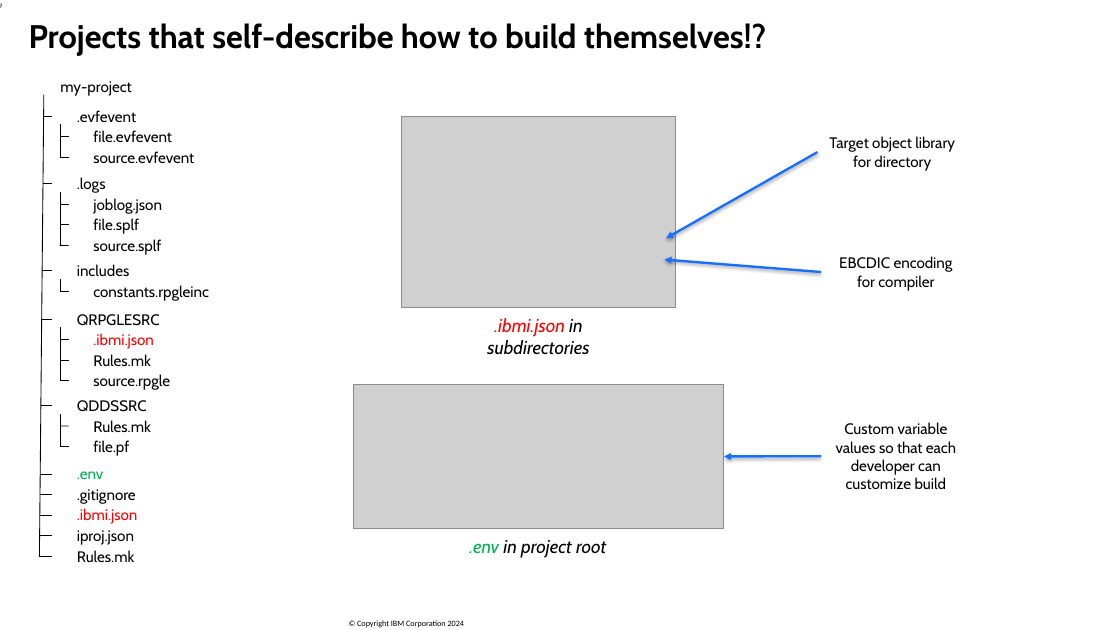
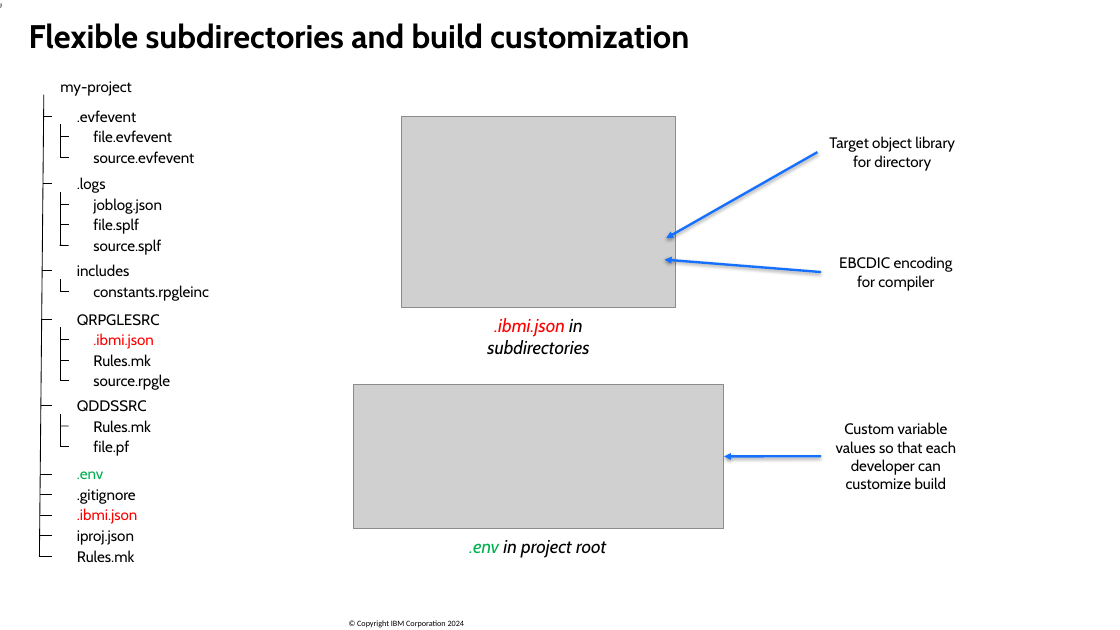
Before and after one commit to SanjulaGanepola/ibmi-talks, a slide deck: slide 9 of Modern Buildable Projects with IBM i Project Explorer and Bob/Modern-Buildable-Projects-with-IBM-i-Project-Explorer-and-Bob.pptx. Drawn at 1120x630 pixels with LibreOffice and Linux fonts; fonts in the diff are those of the drawing; grey boxes stand for pictures; background and template pictures are left out. Boxes give left, top, right and bottom in pixels: in the first picture for what was removed or moved away, otherwise in the second. Text is boxed around its words. In the diff, an @@ line names an element or a change of style, - is before the commit and + after.

Commit message:
fix spelling and slide titles

```diff
--- a/Modern Buildable Projects with IBM i Project Explorer and Bob/Modern-Buildable-Projects-with-IBM-i-Project-Explorer-and-Bob.pptx
+++ b/Modern Buildable Projects with IBM i Project Explorer and Bob/Modern-Buildable-Projects-with-IBM-i-Project-Explorer-and-Bob.pptx
@@ title at (29, 23, 689, 49): text changed @@
-Projects that self-describe how to build themselves!?
+Flexible subdirectories and build customization
```
Also in this commit, not shown: 4 other slides changed, 1 slide removed, 1 other file.
